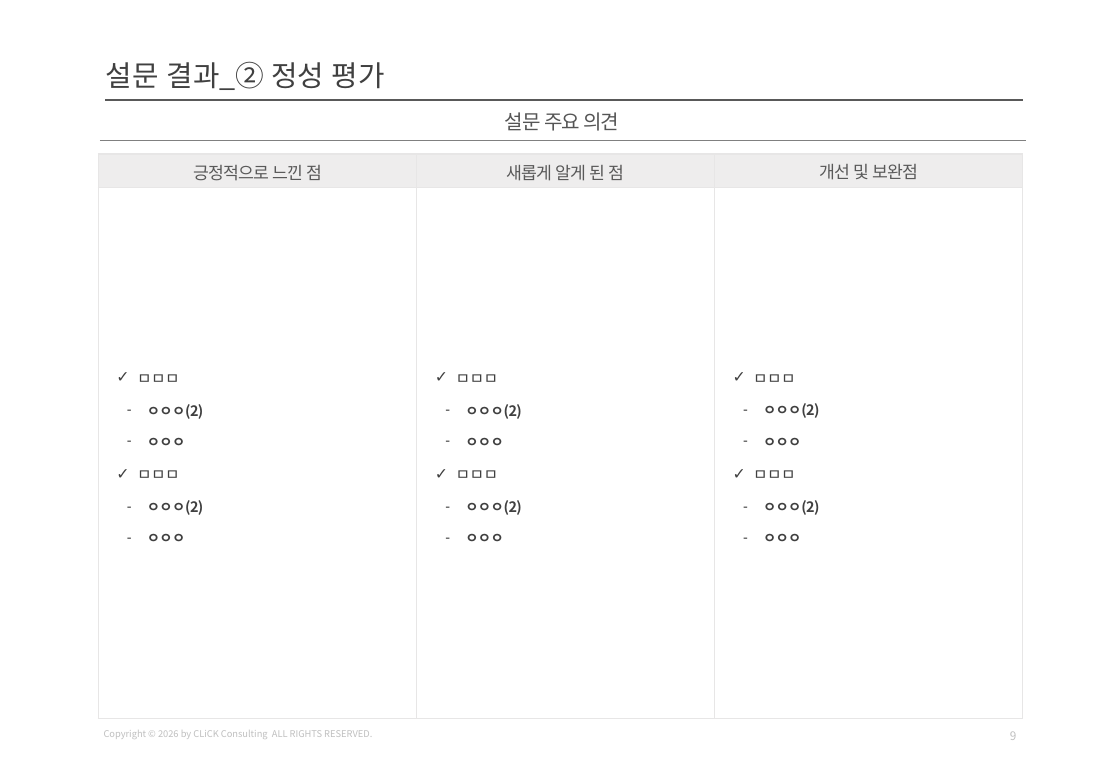
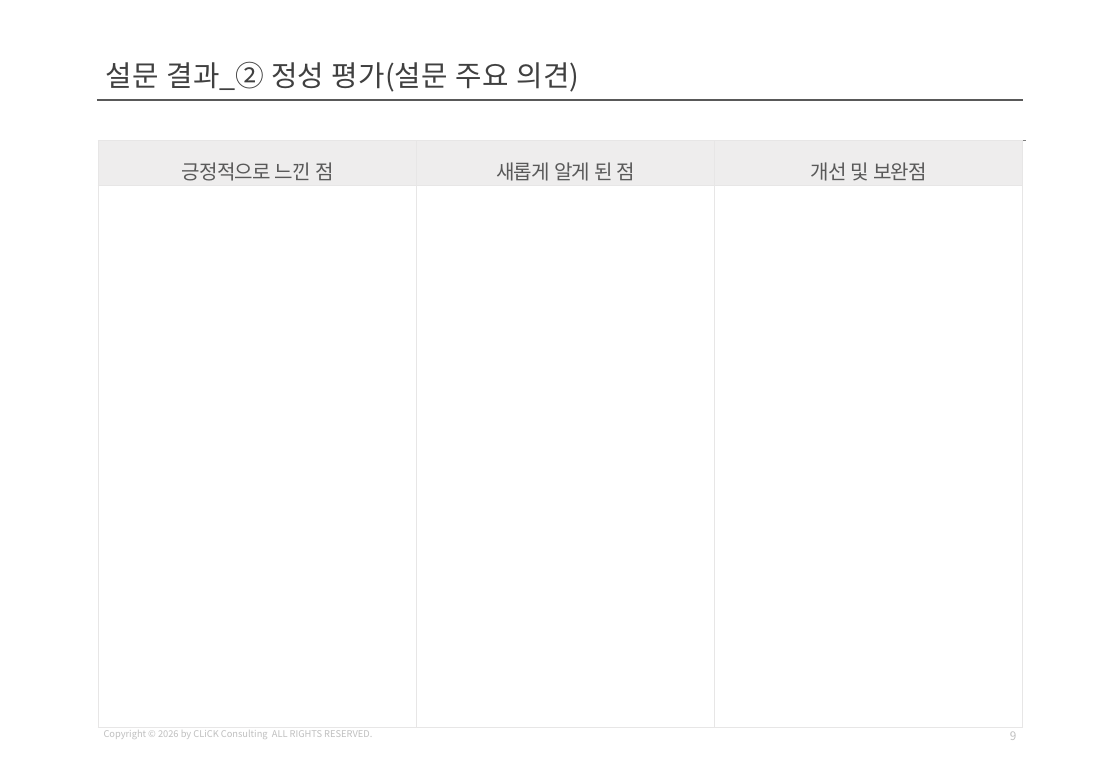
Before and after one commit to qkrtlwls123-a11y/Lam-automation, a slide deck: slide 9 of kai-template.pptx. Drawn at 1120x775 pixels with LibreOffice and Linux fonts; fonts in the diff are those of the drawing. Boxes give left, top, right and bottom in pixels: in the first picture for what was removed or moved away, otherwise in the second. Text is boxed around its words. In the diff, an @@ line names an element or a change of style, - is before the commit and + after.

```diff
--- a/kai-template.pptx
+++ b/kai-template.pptx
@@ title at (x1=106, y1=61, x2=580, y2=92): text changed @@
-설문 결과_② 정성 평가
+설문 결과_② 정성 평가(설문 주요 의견)
@@ line moved from (105, 100) - (1024, 100) to (97, 100) - (1024, 100) @@
@@ text removed at (x1=505, y1=112, x2=619, y2=131) @@
-설문 주요 의견
@@ table at (x1=98, y1=141, x2=1023, y2=721) @@
-row 2: ㅁㅁㅁ / ㅇㅇㅇ(2) / ㅇㅇㅇ / ㅁㅁㅁ / ㅇㅇㅇ(2) / ㅇㅇㅇ | ㅁㅁㅁ / ㅇㅇㅇ(2) / ㅇㅇㅇ / ㅁㅁㅁ / ㅇㅇㅇ(2) / ㅇㅇㅇ | ㅁㅁㅁ / ㅇㅇㅇ(2) / ㅇㅇㅇ / ㅁㅁㅁ / ㅇㅇㅇ(2) / ㅇㅇㅇ
+row 2:  |  | 
@@ size 12 to 14 pt @@
@@ line spacing 1.1 to 1.5 @@
@@ line spacing 1 to 1.5 @@
@@ table resized from (x1=98, y1=154, x2=1023, y2=720) to (x1=98, y1=141, x2=1023, y2=721) @@
```
Also in this commit, not shown: 7 other slides changed, 4 slides added, 4 slides removed, 1 other file.
